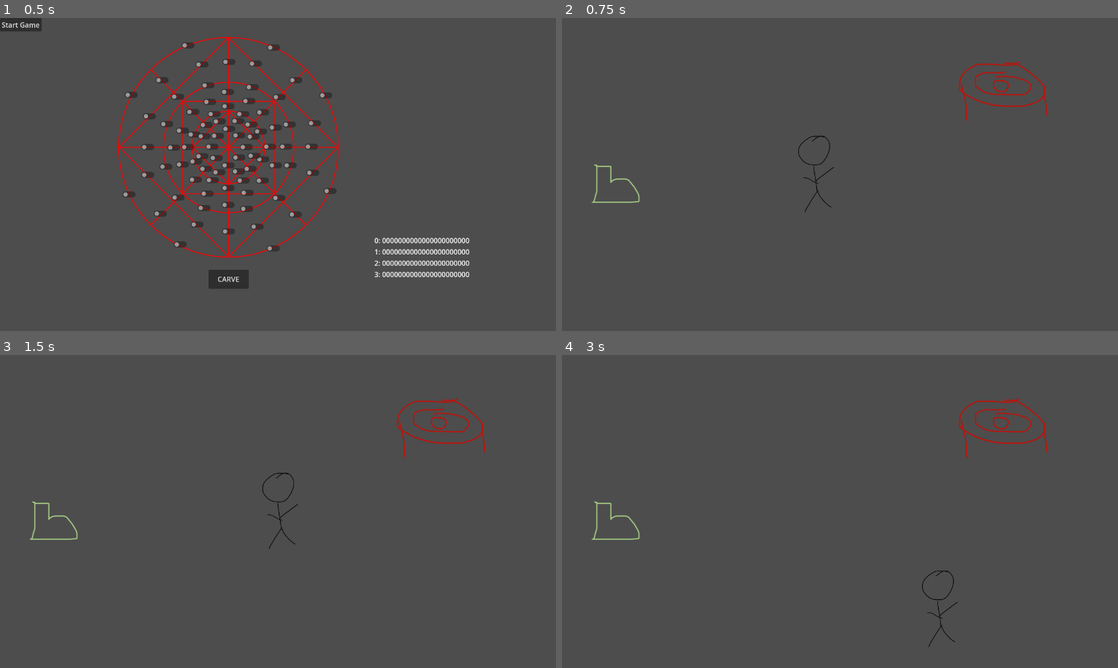
Above: before the commit, frames 1-4 (two rows, left to right).
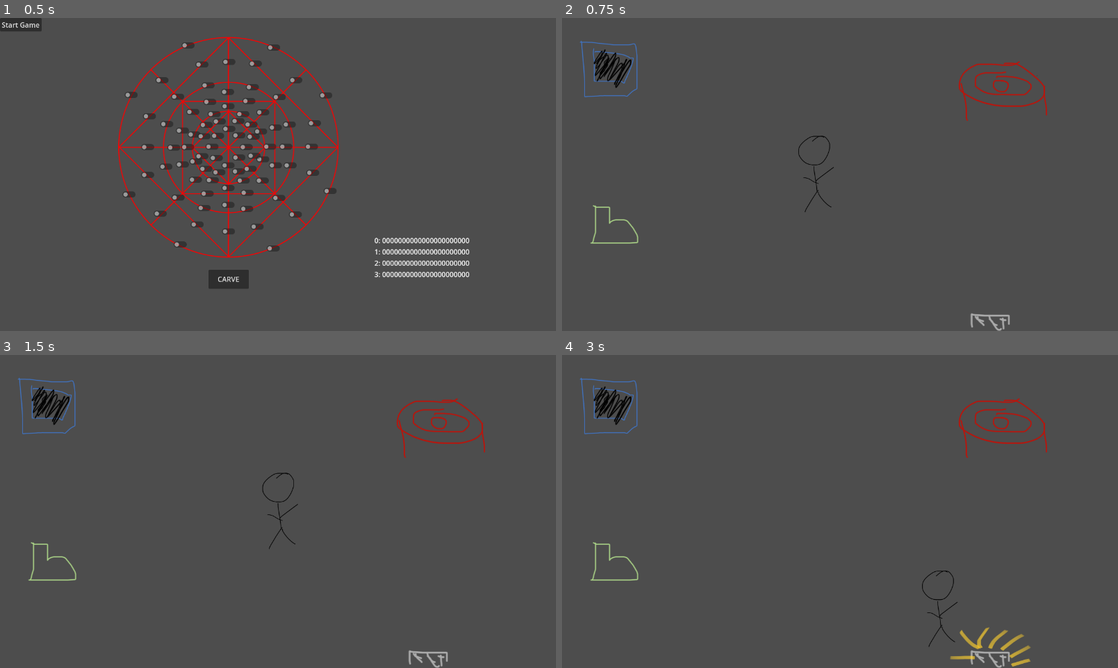
Above: after the commit, the same moments.

Repository: jeepy33/Spellcarver
Game: Godot game, scene res://src/scenes/main.tscn
Two runs of this game, one before a commit and one after it. Both use one fixed random seed, a clock stepped at 60 frames per second and the inputs below.
Inputs:
- Up to frame 1 (0.5 s): no input
- Up to frame 2 (0.75 s): click "Start Game" at 0.5 s
- Up to frame 3 (1.5 s): tap Enter at 1.25 s; hold Right (ui_right) from 1.28 s (still down); tap E (select_object) at 1.35 s
- Up to frame 4 (3 s): release Right (ui_right) at 2.03 s; hold Down (ui_down) 2.03-2.78 s; tap E (select_object) at 2.1, 2.85 s; hold Right (ui_right) from 2.78 s (still down)

Frame 1 is identical in both runs. In frame 2, 1.0% of the frame differs, in the area x 3-81%, y 7-100%; in frame 3, 1.0%; in frame 4, 1.3%, in the area x 3-85%, y 7-100%.

Commit message:
added save and door

Diff:
--- a/src/scenes/shop.tscn
+++ b/src/scenes/shop.tscn
@@ -6,6 +6,8 @@
 [ext_resource type="Texture2D" uid="uid://di1env1xef8hl" path="res://assets/placeholders/rune_table.png" id="2_l0513"]
 [ext_resource type="Texture2D" uid="uid://c5afnqufanpfl" path="res://assets/placeholders/rune_table_hightlight.png" id="5_gmpsj"]
 [ext_resource type="Texture2D" uid="uid://cmqmvd57pcjou" path="res://assets/placeholders/register.png" id="6_m2y38"]
+[ext_resource type="Texture2D" uid="uid://83na5ja4i83r" path="res://assets/placeholders/save_station.png" id="7_2tngb"]
+[ext_resource type="Texture2D" uid="uid://c8mk18cxx5xi2" path="res://assets/placeholders/door.png" id="8_8g8vq"]
 
 [sub_resource type="CapsuleShape2D" id="CapsuleShape2D_0eeak"]
 radius = 73.5
@@ -18,13 +20,25 @@
 size = Vector2(114, 94)
 
 [sub_resource type="RectangleShape2D" id="RectangleShape2D_xefip"]
-size = Vector2(211, 170.5)
+size = Vector2(211, 162.25)
+
+[sub_resource type="RectangleShape2D" id="RectangleShape2D_y6rgg"]
+size = Vector2(185.333, 182.667)
+
+[sub_resource type="RectangleShape2D" id="RectangleShape2D_s0jdf"]
+size = Vector2(341.333, 237.333)
+
+[sub_resource type="RectangleShape2D" id="RectangleShape2D_1u5xs"]
+size = Vector2(95, 34)
+
+[sub_resource type="RectangleShape2D" id="RectangleShape2D_2y5qp"]
+size = Vector2(262, 87)
 
 [node name="Node2D" type="Node2D"]
 script = ExtResource("1_hwtng")
 
 [node name="player" parent="." instance=ExtResource("1_lu3kv")]
-position = Vector2(81, 120)
+position = Vector2(583, 330)
 speed = 300
 
 [node name="rune_table" type="StaticBody2D" parent="."]
@@ -51,12 +65,13 @@
 [node name="CollisionShape2D" type="CollisionShape2D" parent="rune_table/Area2D"]
 position = Vector2(5.5, 0)
 shape = SubResource("RectangleShape2D_xpq5x")
+debug_color = Color(0.647059, 0.454902, 0.67451, 0.419608)
 
 [node name="player_start" type="Marker2D" parent="."]
 position = Vector2(585, 359)
 
 [node name="cash_register" type="StaticBody2D" parent="."]
-position = Vector2(124, 381)
+position = Vector2(121, 475)
 metadata/_edit_group_ = true
 
 [node name="register" type="Sprite2D" parent="cash_register"]
@@ -74,12 +89,72 @@
 [node name="Area2D" type="Area2D" parent="cash_register"]
 
 [node name="CollisionShape2D" type="CollisionShape2D" parent="cash_register/Area2D"]
-position = Vector2(0, 1)
+position = Vector2(0, 5.125)
 shape = SubResource("RectangleShape2D_xefip")
 debug_color = Color(0.592157, 0.443137, 0.827451, 0.419608)
+
+[node name="save_station" type="StaticBody2D" parent="."]
+position = Vector2(107, 117)
+scale = Vector2(0.75, 0.75)
+metadata/_edit_group_ = true
+
+[node name="save_sprite" type="Sprite2D" parent="save_station"]
+texture = ExtResource("7_2tngb")
+
+[node name="CollisionShape2D" type="CollisionShape2D" parent="save_station"]
+position = Vector2(3.33333, 2)
+shape = SubResource("RectangleShape2D_y6rgg")
+
+[node name="highlight" type="Sprite2D" parent="save_station"]
+position = Vector2(6.66665, -100)
+scale = Vector2(0.706739, 0.524464)
+texture = ExtResource("5_gmpsj")
+
+[node name="Area2D" type="Area2D" parent="save_station"]
+
+[node name="CollisionShape2D" type="CollisionShape2D" parent="save_station/Area2D"]
+position = Vector2(48, -10.6667)
+shape = SubResource("RectangleShape2D_s0jdf")
+debug_color = Color(0.643137, 0.411765, 0.823529, 0.419608)
+
+[node name="ConfirmationDialog" type="ConfirmationDialog" parent="save_station"]
+title = "Save Game?"
+position = Vector2i(500, 360)
+size = Vector2i(283, 100)
+unresizable = true
+borderless = true
+ok_button_text = "Save"
+dialog_text = "Would you like to save your game?"
+
+[node name="shop_door" type="StaticBody2D" parent="."]
+position = Vector2(986, 700)
+metadata/_edit_group_ = true
+
+[node name="door" type="Sprite2D" parent="shop_door"]
+texture = ExtResource("8_8g8vq")
+
+[node name="CollisionShape2D" type="CollisionShape2D" parent="shop_door"]
+position = Vector2(-1.5, -2)
+shape = SubResource("RectangleShape2D_1u5xs")
+
+[node name="highlight" type="Sprite2D" parent="shop_door"]
+position = Vector2(0.499988, -28.4)
+scale = Vector2(0.516393, 0.4)
+texture = ExtResource("5_gmpsj")
+
+[node name="Area2D" type="Area2D" parent="shop_door"]
+
+[node name="CollisionShape2D" type="CollisionShape2D" parent="shop_door/Area2D"]
+position = Vector2(6, -28.5)
+shape = SubResource("RectangleShape2D_2y5qp")
+debug_color = Color(0.592157, 0.454902, 0.792157, 0.419608)
 
 [connection signal="touching" from="player" to="." method="_on_player_touching"]
 [connection signal="body_entered" from="rune_table/Area2D" to="." method="_on_area_2d_body_entered"]
 [connection signal="body_exited" from="rune_table/Area2D" to="." method="_on_area_2d_body_exited"]
 [connection signal="body_entered" from="cash_register/Area2D" to="." method="_on_register_body_entered"]
 [connection signal="body_exited" from="cash_register/Area2D" to="." method="_on_register_body_exited"]
+[connection signal="body_entered" from="save_station/Area2D" to="." method="_on_save_body_entered"]
+[connection signal="body_exited" from="save_station/Area2D" to="." method="_on_save_body_exited"]
+[connection signal="body_entered" from="shop_door/Area2D" to="." method="_on_door_body_entered"]
+[connection signal="body_exited" from="shop_door/Area2D" to="." method="_on_door_body_exited"]
--- a/src/scripts/shop.gd
+++ b/src/scripts/shop.gd
@@ -2,14 +2,20 @@
 
 var playerInRuneTable
 var playerInCashRegister
+var playerInSaveStation
+var playerInShopDoor
 
 # Called when the node enters the scene tree for the first time.
 func _ready():
 	$rune_table/highlight.hide()
 	$cash_register/highlight.hide()
+	$save_station/highlight.hide()
+	$shop_door/highlight.hide()
 	$player.start($player_start.position)
 	playerInRuneTable = false
 	playerInCashRegister = false
+	playerInSaveStation = false
+	playerInShopDoor = false
 
 
 # Called every frame. 'delta' is the elapsed time since the previous frame.
@@ -19,6 +25,11 @@
 			print(str("player selected rune"))
 		if playerInCashRegister:
 			print(str("player selected cash register"))
+		if playerInSaveStation:
+			print(str("player selected save station"))
+			$save_station/ConfirmationDialog.visible = true
+		if playerInShopDoor:
+			print(str("player selected shop door"))
 
 
 func _on_area_2d_body_entered(body):
@@ -38,3 +49,21 @@
 func _on_register_body_exited(body):
 	$cash_register/highlight.hide()
 	playerInCashRegister = false
+
+func _on_save_body_entered(body):
+	if body.get_name() == "player":
+		$save_station/highlight.show()
+		playerInSaveStation = true
+
+func _on_save_body_exited(body):
+	$save_station/highlight.hide()
+	playerInSaveStation = false
+
+func _on_door_body_entered(body):
+	if body.get_name() == "player":
+		$shop_door/highlight.show()
+		playerInShopDoor = true
+
+func _on_door_body_exited(body):
+	$shop_door/highlight.hide()
+	playerInShopDoor = false
Binary file added: assets/placeholders/door.png
Not shown, added: assets/placeholders/door.png.import
Binary file added: assets/placeholders/save_station.png
Not shown, added: assets/placeholders/save_station.png.import
Not shown: 1 places in src/scenes/shop.tscn that only renumber resources
